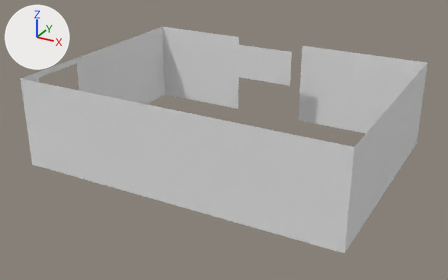
Two versions of the OBJ model Assets/OBJ_3D/Assets/Salles/Miur_Bibliothèque.obj, one commit apart.
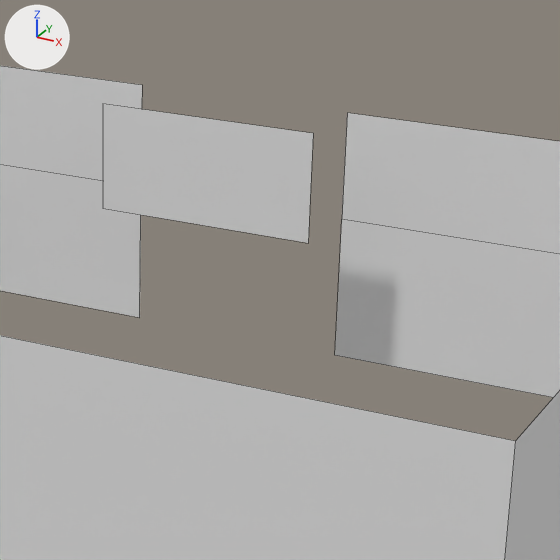
There are two pictures of each version: one whole from a camera (50 mm lens) standing at (17.04, -15.64, 8.02) and looking at (8.71, -0.51, 0.45), one close up on the part from 44% to 82% of the width and 4% to 66% of the height. The lights are fixed; the arrows at upper left show +X, +Y and +Z. The close-ups show mesh edges as thin lines. Where no turn or scale is listed for an object, it has been applied to the vertices.

Names of what the first close-up shows: 'Miur_Bibliothèque_Plane.063', 'Plane.036_Plane.047', 'Plane.050_Plane.062', 'Plane.056_Plane.069', 'Plane.057_Plane.070'.
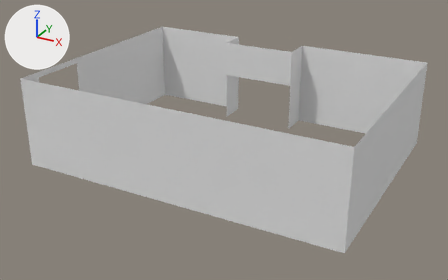
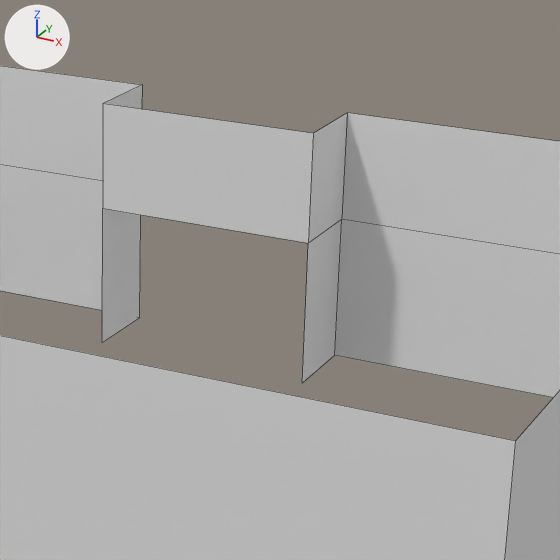
What changed in the scene script:
```text
Add me_plane_055_plane_068:
    me_plane_055_plane_068.from_pydata([(9.52, 3.47, -0.15), (9.52, 3.47, 2.55), (9.52, 2.57, -0.15), (9.52, 2.57, 2.55), (9.52, 3.47, 1.4), (9.52, 2.57, 1.4)], [], [(4, 1, 3, 5), (0, 4, 5, 2)])
    me_plane_055_plane_068.materials.append(mat_material_009)  # white #e7e7e7
Add me_plane_054_plane_067:
    me_plane_054_plane_067.from_pydata([(7.12, 3.47, -0.15), (7.12, 3.47, 2.55), (7.12, 2.57, -0.15), (7.12, 2.57, 2.55), (7.12, 2.57, 1.4), (7.12, 3.47, 1.4)], [], [(5, 0, 2, 4), (1, 5, 4, 3)])
    me_plane_054_plane_067.materials.append(mat_material_009)  # white #e7e7e7
Add ob_plane_055_plane_068:
    ob_plane_055_plane_068 = bpy.data.objects.new('Plane.055_Plane.068', me_plane_055_plane_068)
    ob_plane_055_plane_068.location = (0.0, 0.0, 0.0)
Add ob_plane_054_plane_067:
    ob_plane_054_plane_067 = bpy.data.objects.new('Plane.054_Plane.067', me_plane_054_plane_067)
    ob_plane_054_plane_067.location = (0.0, 0.0, 0.0)
```

Location of each change, (x1, y1, x2, y2) in pixels of the close-ups (560 x 560 px):
'Plane.055_Plane.068', added: after (302, 113, 347, 383)
'Plane.054_Plane.067', added: after (102, 85, 142, 343)
